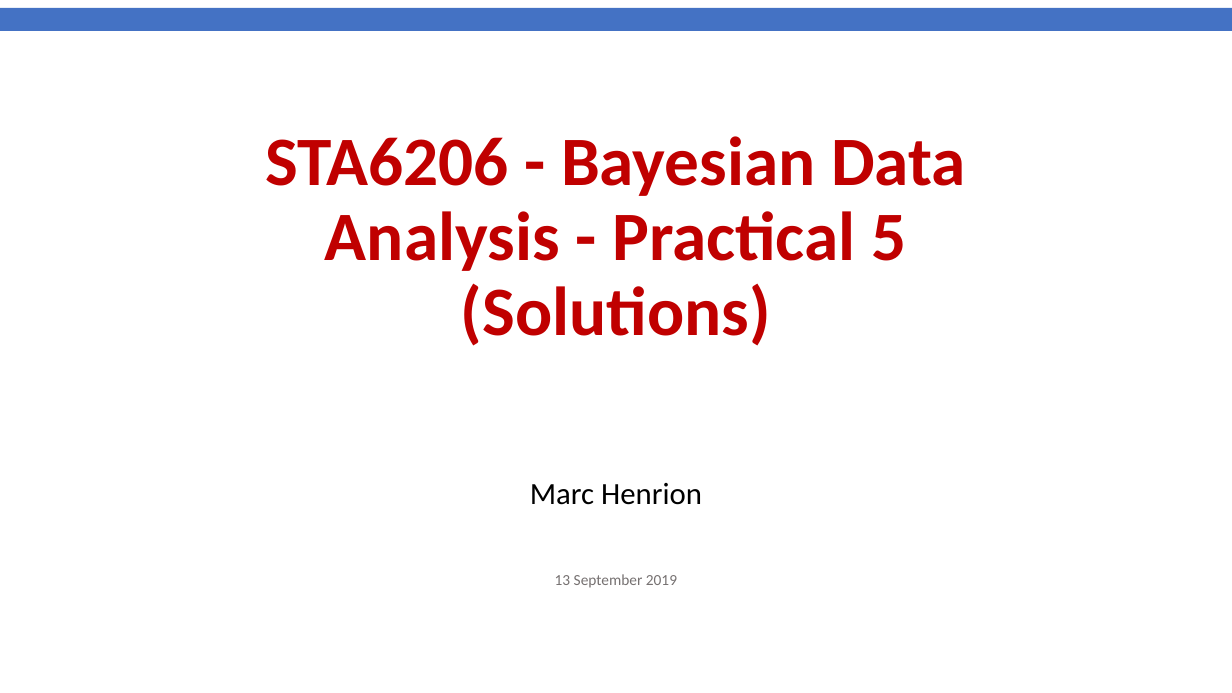
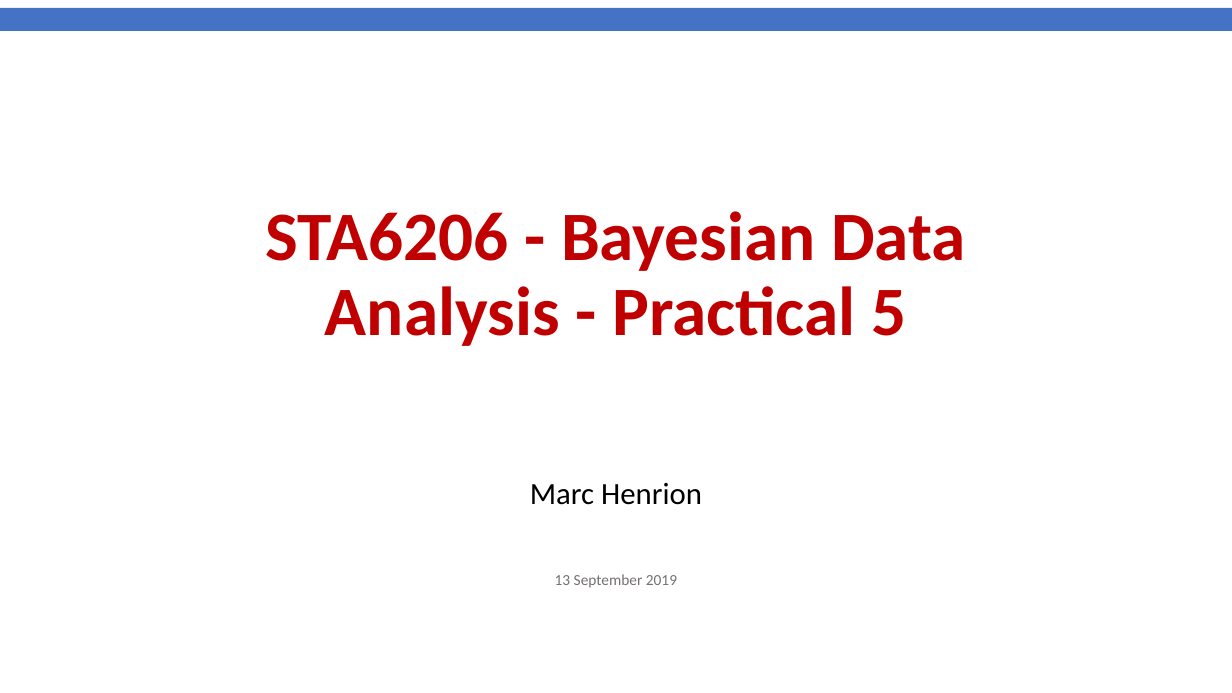
Before and after one commit to anhnguyendepocen/Chanco_STA6206, a slide deck: slide 1 of Chanco_STA6206_BDA_2019_Henrion_Practical5.pptx. Drawn at 1232x693 pixels with LibreOffice and Linux fonts; fonts in the diff are those of the drawing; background and template pictures are left out. Boxes give left, top, right and bottom in pixels: in the first picture for what was removed or moved away, otherwise in the second. Text is boxed around its words. In the diff, an @@ line names an element or a change of style, - is before the commit and + after.

Commit message:
adding practical 5

```diff
--- a/Chanco_STA6206_BDA_2019_Henrion_Practical5.pptx
+++ b/Chanco_STA6206_BDA_2019_Henrion_Practical5.pptx
@@ title at (x1=265, y1=211, x2=966, y2=346): text changed @@
-STA6206 - Bayesian Data Analysis - Practical 5 (Solutions)
+STA6206 - Bayesian Data Analysis - Practical 5
```
Also in this commit, not shown: 1 other file.
